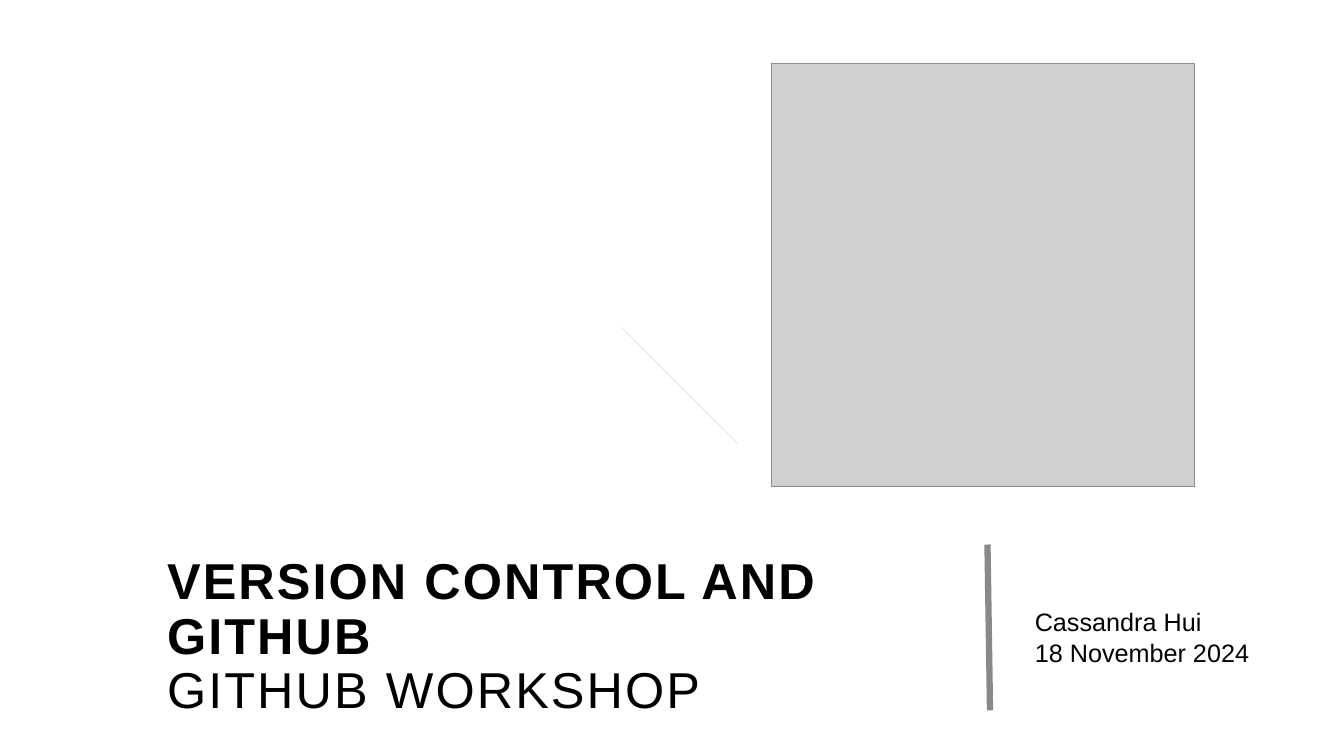
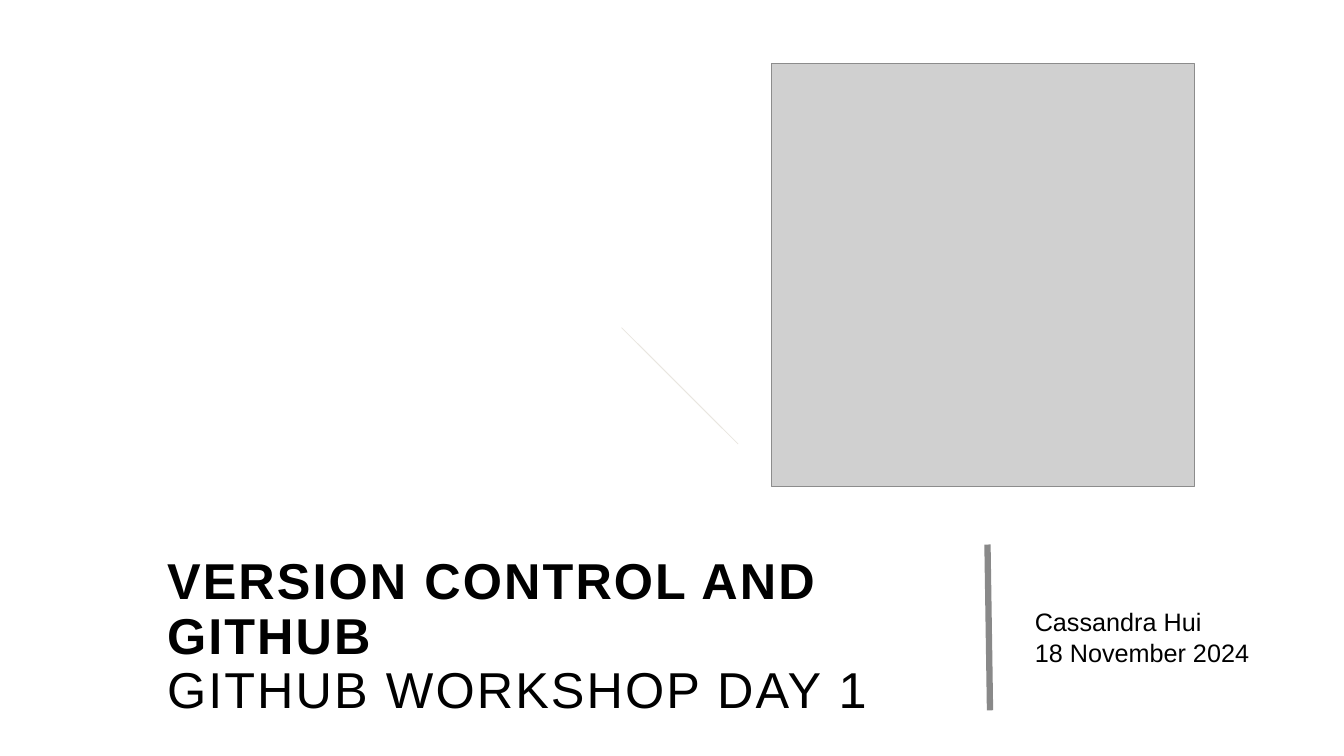
Before and after one commit to cassandra-hui/GitHub-Workshop, a slide deck: slide 1 of Day_1.pptx. Drawn at 1344x756 pixels with LibreOffice and Linux fonts; fonts in the diff are those of the drawing; grey boxes stand for pictures; background and template pictures are left out. Boxes give left, top, right and bottom in pixels: in the first picture for what was removed or moved away, otherwise in the second. Text is boxed around its words. In the diff, an @@ line names an element or a change of style, - is before the commit and + after.

```diff
--- a/Day_1.pptx
+++ b/Day_1.pptx
@@ title at <box>167,672,867,709</box>: text changed @@
-GITHUB WORKSHOP
+GITHUB WORKSHOP DAY 1
```
Also in this commit, not shown: 2 other slides changed, 2 slides added, 1 slide removed, 5 other files.
